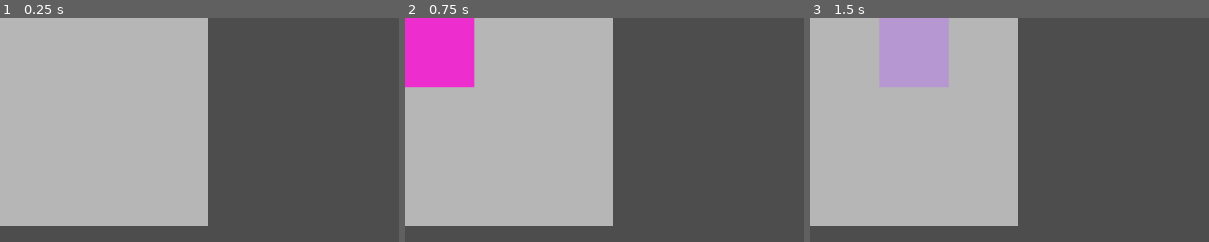
Above: before the commit, frames 1-3 (left to right).
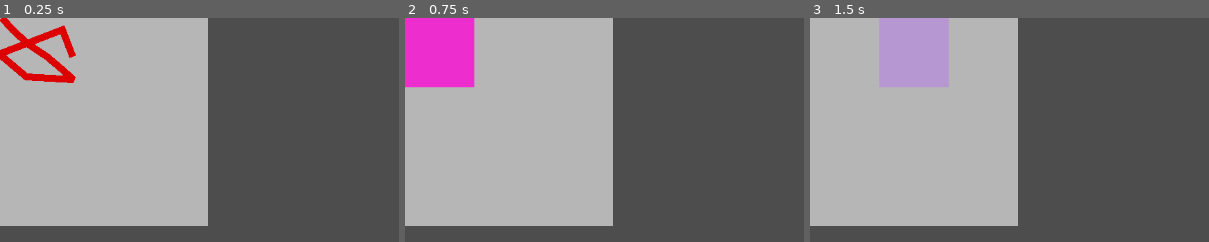
Above: after the commit, the same moments.

Repository: hhsaez/ld55
Game: Godot game, scene res://levels/duel/duel.tscn
Two runs of this game, one before a commit and one after it. Both use one fixed random seed, a clock stepped at 60 frames per second and the inputs below. Before the commit the project has no main scene; this scene is started directly in both runs.
Inputs (mouse positions are % of the whole screen's width and height, from its top left):
- Up to frame 1 (0.25 s): no input
- Up to frame 2 (0.75 s): tap Enter at 0.5 s; move the mouse to (4, 8) at 0.52 s; click (4, 8) at 0.67 s
- Up to frame 3 (1.5 s): tap Space at 1.25 s; move the mouse to (13, 8) at 1.27 s; click (13, 8) at 1.42 s
The pictures show only the part of the screen within x 0-50%, y 0-50%; the shares and areas given below are measured in that part.

The runs differ from the first frame. In frame 1, 2.1% of the frame differs, in the area x 0-20%, y 0-30%; in frame 2, nothing differs; in frame 3, nothing differs.

Commit message:
Drawing and pattern generation

Diff:
--- a/entities/grid/cell/cell.gd
+++ b/entities/grid/cell/cell.gd
@@ -2,10 +2,8 @@
 
 signal hovered(which: Node2D)
 
-var last_mouse_position = Vector2()
-var is_mouse_over = false
+var is_mouse_hovering = false
 
-@onready var timer = $Timer
 @onready var color_rect = $ColorRect
 
 # Called when the node enters the scene tree for the first time.
@@ -14,37 +12,21 @@
 	var shape = collision_shape.shape
 	if shape is RectangleShape2D:
 		color_rect.size = shape.size
+	elif shape is CircleShape2D:
+		color_rect.size = Vector2(2 * shape.radius, 2 * shape.radius)
 	var r = randf()
 	var g = randf()
 	var b = randf()
 	color_rect.color = Color(r, g, b, 1)
 	color_rect.visible = false
 
-# Called every frame. 'delta' is the elapsed time since the previous frame.
 func _process(delta):
-	pass
-
-func _input(event):
-	if event is InputEventMouseMotion:
-		last_mouse_position = event.position
-		# Reset the timer whenever the mouse moves
-		timer.stop()
-		timer.start()
-		color_rect.visible = false
+	color_rect.visible = is_mouse_hovering
+	if is_mouse_hovering and Input.is_mouse_button_pressed(MOUSE_BUTTON_LEFT):
+		hovered.emit(self)
 
 func _on_area_2d_mouse_entered():
-	is_mouse_over = true
-	last_mouse_position = get_viewport().get_mouse_position()
-	timer.start()
+	is_mouse_hovering = true
 
 func _on_area_2d_mouse_exited():
-	is_mouse_over = false
-	timer.stop()
-
-func _on_timer_timeout():
-	if is_mouse_over && last_mouse_position == get_viewport().get_mouse_position():
-		color_rect.visible = true
-		hovered.emit(self)
-
-#	if Input.is_mouse_button_pressed(MOUSE_BUTTON_LEFT):
-#		hovered.emit(self)
+	is_mouse_hovering = false
--- a/entities/grid/cell/cell.tscn
+++ b/entities/grid/cell/cell.tscn
@@ -2,8 +2,8 @@
 
 [ext_resource type="Script" path="res://entities/grid/cell/cell.gd" id="1_wlhvf"]
 
-[sub_resource type="RectangleShape2D" id="RectangleShape2D_xbkw3"]
-size = Vector2(100, 100)
+[sub_resource type="CircleShape2D" id="CircleShape2D_hn8mb"]
+radius = 50.0
 
 [node name="Cell" type="Node2D"]
 script = ExtResource("1_wlhvf")
@@ -12,16 +12,11 @@
 
 [node name="CollisionShape2D" type="CollisionShape2D" parent="Area2D"]
 position = Vector2(50, 50)
-shape = SubResource("RectangleShape2D_xbkw3")
+shape = SubResource("CircleShape2D_hn8mb")
 
 [node name="ColorRect" type="ColorRect" parent="."]
 offset_right = 40.0
 offset_bottom = 40.0
 
-[node name="Timer" type="Timer" parent="."]
-wait_time = 0.001
-one_shot = true
-
 [connection signal="mouse_entered" from="Area2D" to="." method="_on_area_2d_mouse_entered"]
 [connection signal="mouse_exited" from="Area2D" to="." method="_on_area_2d_mouse_exited"]
-[connection signal="timeout" from="Timer" to="." method="_on_timer_timeout"]
--- /dev/null
+++ b/entities/line/line.gd
@@ -0,0 +1,24 @@
+extends Line2D
+
+var is_drawing = false
+
+# Called when the node enters the scene tree for the first time.
+func _ready():
+	pass # Replace with function body.
+
+
+# Called every frame. 'delta' is the elapsed time since the previous frame.
+func _process(delta):
+	pass
+
+func _input(event):
+	if event is InputEventMouseButton:
+		if event.button_index == MOUSE_BUTTON_LEFT:
+			if event.pressed:
+				is_drawing = true
+				points = [event.position]
+			else:
+				is_drawing = false
+	elif event is InputEventMouseMotion:
+		if is_drawing:
+			add_point(event.position)
--- /dev/null
+++ b/entities/line/line.tscn
@@ -0,0 +1,10 @@
+[gd_scene load_steps=2 format=3 uid="uid://dfeodchae3m2h"]
+
+[ext_resource type="Script" path="res://entities/line/line.gd" id="1_ukvop"]
+
+[node name="Node2D" type="Node2D"]
+
+[node name="Line" type="Line2D" parent="."]
+points = PackedVector2Array(3, 0, 18, 17, 41, 38, 68, 56, 88, 73, 106, 89, 38, 85, -1, 52, 90, 17, 105, 56)
+default_color = Color(0.866667, 0, 0, 1)
+script = ExtResource("1_ukvop")
--- a/levels/duel/duel.tscn
+++ b/levels/duel/duel.tscn
@@ -1,11 +1,14 @@
-[gd_scene load_steps=3 format=3 uid="uid://hiakc5mdr7wg"]
+[gd_scene load_steps=4 format=3 uid="uid://hiakc5mdr7wg"]
 
 [ext_resource type="Script" path="res://levels/duel/duel.gd" id="1_8s8c5"]
 [ext_resource type="PackedScene" uid="uid://bumds1yeglelv" path="res://entities/grid/grid.tscn" id="1_es3kk"]
+[ext_resource type="PackedScene" uid="uid://dfeodchae3m2h" path="res://entities/line/line.tscn" id="3_0pnma"]
 
 [node name="Duel" type="Node2D"]
 script = ExtResource("1_8s8c5")
 
 [node name="Grid" parent="." instance=ExtResource("1_es3kk")]
 
+[node name="Node2D" parent="." instance=ExtResource("3_0pnma")]
+
 [connection signal="cells_selected" from="Grid" to="." method="_on_grid_cells_selected"]
--- a/project.godot
+++ b/project.godot
@@ -11,6 +11,7 @@
 [application]
 
 config/name="The Adversary"
+run/main_scene="res://levels/duel/duel.tscn"
 config/features=PackedStringArray("4.2", "GL Compatibility")
 config/icon="res://icon.svg"
 
